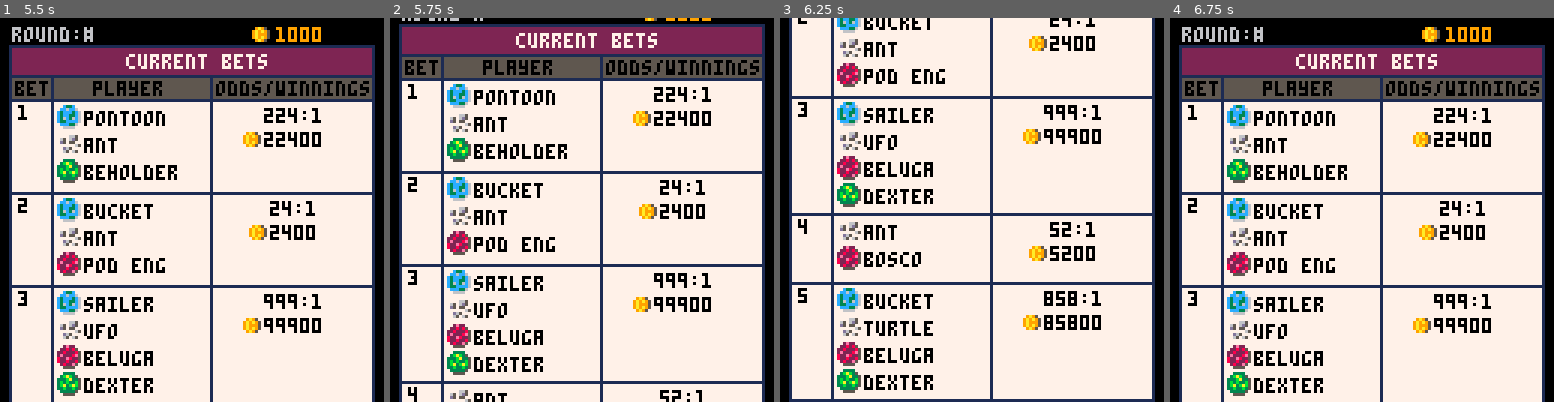
Above: before the commit, frames 1-4 (left to right).
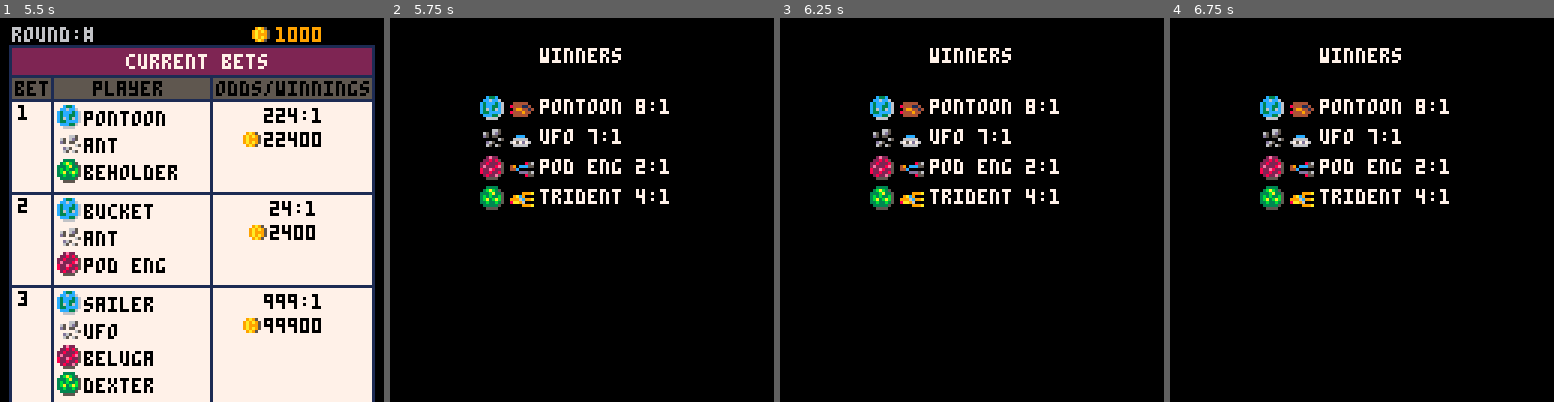
Above: after the commit, the same moments.

Repository: suspicious-smoke/club-bets-pico8
Game: PICO-8 cartridge club-bets.p8
Same seed, same stepped clock (60 frames per second), same inputs: the game is played once before the commit and once after it.
Inputs:
- Up to frame 1 (5.5 s): tap X (X key) at 0.33, 1.07, 1.85, 2.97, 4.08, 5.2 s; tap O (Z key) at 0.7, 1.7, 2.1, 2.5, 2.9, 3.3, 3.7, 4.1, 4.5, 4.9, 5.3 s; hold Right 1.6-2.1 s; hold Up 2.15-2.42 s; hold Right 2.47-3.03 s; hold Left 3.08-3.58 s; hold Down 3.63-3.97 s; hold Right 4.02-4.68 s; hold Up 4.73-5.03 s; hold Left from 5.08 s (still down)
- Up to frame 2 (5.75 s): release Left at 5.68 s; tap O (Z key) at 5.7 s; hold Down from 5.73 s (still down)
- Up to frame 3 (6.25 s): release Down at 6.03 s; hold Right from 6.08 s (still down); tap O (Z key) at 6.1 s
- Up to frame 4 (6.75 s): tap X (X key) at 6.32 s; tap O (Z key) at 6.5 s; release Right at 6.58 s; hold Right from 6.63 s (still down)

Frame 1 is identical in both runs. In frame 2, 86% of the frame differs, in the area x 2-98%, y 0-100%; in frame 3, 88%; in frame 4, 82%.

Commit message:
end of round function

Diff:
--- a/club-bets.p8
+++ b/club-bets.p8
@@ -287,10 +287,7 @@
 	end
 end
 
-function get_player_string(i_arena,i_aplyr)
-	local arena_player=arenas[i_arena][i_aplyr]
-	return players[arena_player[1]][1].." "..arena_player[4]..":1"
-end
+
 
 function draw_winning_calc()
 	--winning calculator
@@ -348,6 +345,8 @@
 	end
 	if btnp(❎) then
 		init_betpage()
+	elseif btnp(🅾️) then
+		init_end_of_round()
 	end
 end
 
@@ -420,6 +419,29 @@
 	-- end
 
 	print("press 🅾️ to confirm",28,50+o_pcount-scroller,7)
+end
+
+function init_end_of_round()
+		get_winners()
+		_upd=upd_end_of_round
+		_drw=drw_end_of_round
+end
+
+function upd_end_of_round()
+	if btnp(🅾️) then
+		--start new round
+		--or go to settle bets page?
+	end
+end
+
+function drw_end_of_round()
+	print("winners",hcenter("winners"),10,7)
+	for i_arena=1,4 do
+		local w_pid=arenas[i_arena][round_winners[i_arena]][1]
+		spr(101+i_arena,30,16+i_arena*10)--planet
+		spr(47+w_pid,40,16+i_arena*10)
+		print(get_player_string(i_arena,round_winners[i_arena]),50,17+i_arena*10)
+	end
 end
 
 -->8
@@ -714,6 +736,11 @@
 	return return_str
 end
 
+function get_player_string(i_arena,i_aplyr)
+	local arena_player=arenas[i_arena][i_aplyr]
+	return players[arena_player[1]][1].." "..arena_player[4]..":1"
+end
+
 function get_winners()
 	round_winners={}
 	for i_arena=1,4 do
@@ -942,11 +969,11 @@
 00000000000000000000000000000000000000000000000000000000000000000000000000000000000000000000000000000000000000000000000000000000
 00000000000000000000000000000000000000000000000000000000000000000000000000000000000000000000000000000000000000000000000000000000
 000000000000000000000000000000000470470000555550000000000000000000000000cc000000000000000000000000000000000000000000000000000000
-0000000002800000000000000444440004074070055555150000000060000000840000000cdccc700000000c86330000002828280000999a0000aa0000000000
-00000000222800001555dd008444114004704070085cc5150000000006666660044494d000cddcc70cc00cc00b6bb0300002888009ac9000089999a000ccc000
-1cccdd005222222d855566d00499441404004700085dd51541008550066556c60494444400ccc6ccccccccd03393932300028cc09996c99a9999cc9a06666600
-8cc66cd022e2e2001566555084449440084595440555551544ccc5550866666c840050000cc06000cc6cc6c0bbbbbbbb000288808aa96000089999a06757d760
-1c6ccccc5222222d005555000444440004944940005555500000855506d666d600000550cc0000008668660003003000002828280000999a0000aa0006666600
+0000000002800000000000000444440004074070055555150000085660000000840000000cdccc700000000c86330000002828280000999a0000aa0000000000
+00000000222800001555dd008444114004704070085cc515490ccc5506666660044494d000cddcc70cc00cc00b6bb0300002888009ac9000089999a000ccc000
+1cccdd005222222d855566d00499441404004700085dd51544c00000066556c60494444400ccc6ccccccccd03393932300028cc09996c99a9999cc9a06666600
+8cc66cd022e2e20015665550844494400845954405555515000ddd560866666c840050000cc06000cc6cc6c0bbbbbbbb000288808aa96000089999a06757d760
+1c6ccccc5222222d005555000444440004944940005555500000085506d666d600000550cc0000008668660003003000002828280000999a0000aa0006666600
 00000000000000000000000000000000000000000000000000000000000000000000000000000000000000000000000000000000000000000000000000000000
 01000000060000008200000000000000100010000000000000000000000000000000000000000000000000000000000000000000000000000000000000000000
 17100000616000002828080000000000010100000000000000000000000000000000000000000000000000000000000000000000000000000000000000000000
